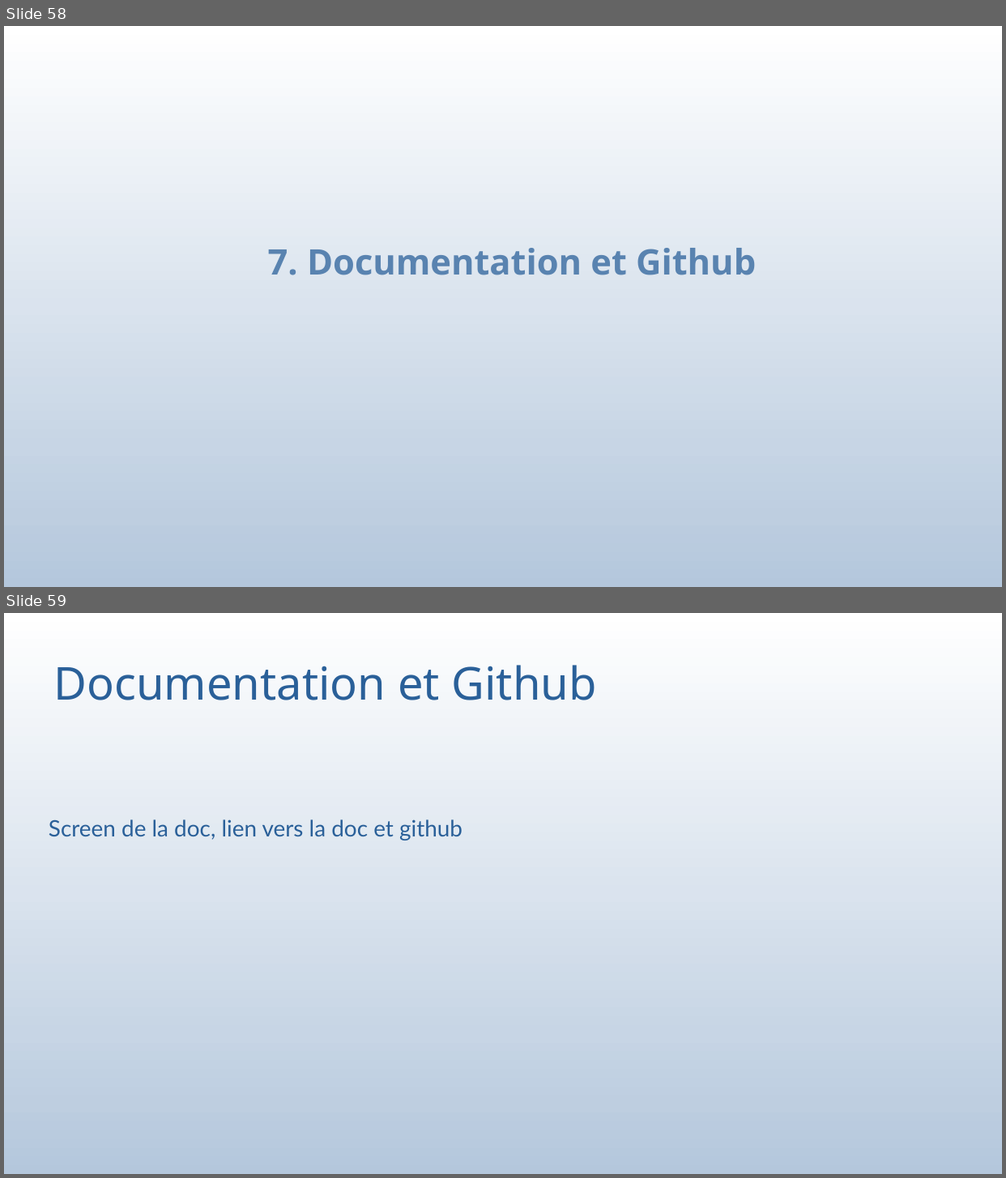
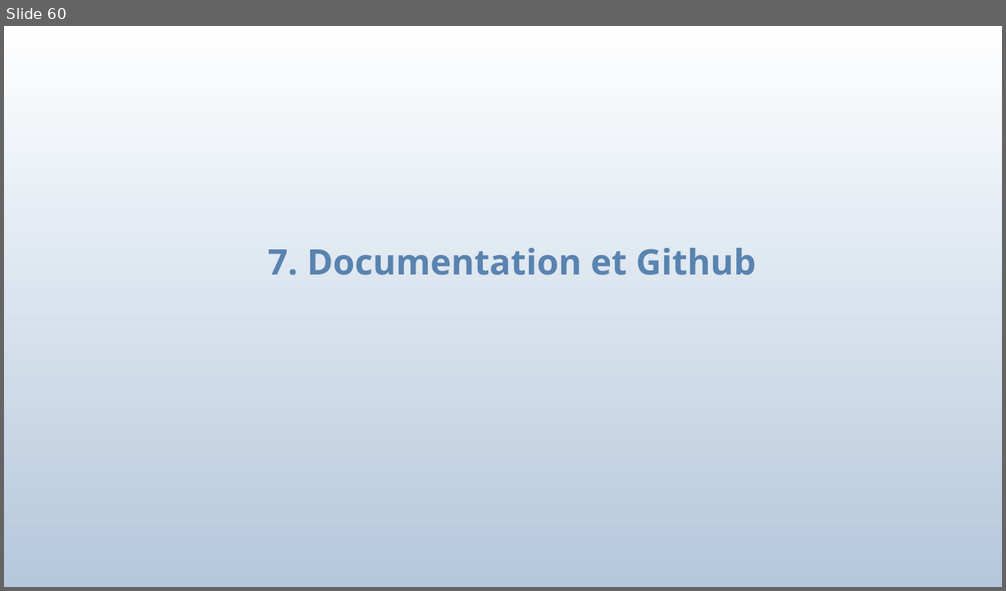
Before and after one commit to bauj/AJC_projet_belib, a slide deck: presentation_projet_final/presentation_projetV2.odp. Shown one above the other, each under a label of ours: slides 58 and 59 before the commit, slide 60 after it. The pictures are 1006x1178 and 1006x591 pixels, drawn with LibreOffice and Linux fonts; fonts in the diff are those of the drawing. Boxes give left, top, right and bottom in pixels: in the first picture for what was removed or moved away, otherwise in the second. Text is boxed around its words. In the diff, an @@ line names an element or a change of style, - is before the commit and + after.

```diff
--- a/presentation_projet_final/presentation_projetV2.odp
+++ b/presentation_projet_final/presentation_projetV2.odp
@@ slide 59 removed at (x1=4, y1=613, x2=1002, y2=1174), background gradient #FFFFFF to #FEFEFE to #FDFDFE to #FBFCFD to #FAFBFD to #F9FBFC @@
@@ title removed at (x1=54, y1=665, x2=597, y2=700) @@
-Documentation et Github
@@ text removed at (x1=49, y1=820, x2=462, y2=841) @@
-Screen de la doc, lien vers la doc et github
@@ what was slide 58 is now slide 60 @@
```
Also in this commit, not shown: 14 slides changed, 6 slides added, 3 other slides removed, 2 other files.
